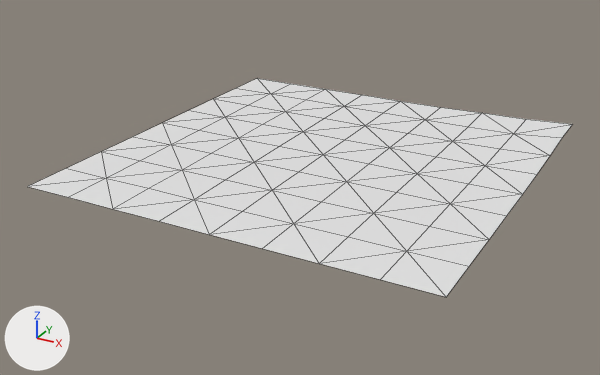
One commit to the OBJ model assets/maps/chunks/terrain_lod2_-6_3.obj: the scene before it, then after it.
Camera for both pictures: a 50 mm camera at (-591.2, -668.6, 86.4) aimed at (-708.4, -455.5, -20.2). The lights are fixed; the arrows at lower left show +X, +Y and +Z. The picture after the commit comes second. Mesh edges are drawn as thin lines. Where no turn or scale is listed for an object, it has been applied to the vertices.

The scene before the commit, as lines of its bpy script (objects in view):
```python
me_terrain_lod2__6_3 = bpy.data.meshes.new('terrain_lod2_-6_3')
me_terrain_lod2__6_3.from_pydata(...)  # 81 vertices, 128 faces; spans x -768.0..-640.0, y -512.0..-384.0, z -10.8..-9.2
ob_terrain_lod2__6_3 = bpy.data.objects.new('terrain_lod2_-6_3', me_terrain_lod2__6_3)
ob_terrain_lod2__6_3.location = (0.0, 0.0, 0.0)
```
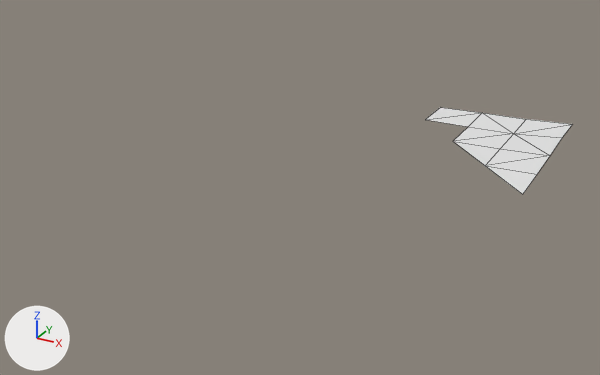
Patch to the scene script:
```diff
--- a/assets/maps/chunks/terrain_lod2_-6_3.obj.py
+++ b/assets/maps/chunks/terrain_lod2_-6_3.obj.py
@@ me_terrain_lod2__6_3 @@
 # used by ob_terrain_lod2__6_3; location = (0.0, 0.0, 0.0)
-me_terrain_lod2__6_3.from_pydata(...)  # 81 vertices, 128 faces; spans x -768.0..-640.0, y -512.0..-384.0, z -10.8..-9.2
+me_terrain_lod2__6_3.from_pydata(...)  # 14 vertices, 14 faces; spans x -688.0..-640.0, y -448.0..-384.0, z -10.8..-9.2
+# me_terrain_lod2__6_3 part 1
+# 67 vertices are removed from x -768.0..-640.0, y -512.0..-384.0, z -10.8
+# 114 faces are deleted
```

Changed parts and their boxes [x1, y1, x2, y2] in the pictures (600 x 375 px):
'terrain_lod2_-6_3', reshaped (73% narrower, 60% shorter): before [27, 78, 572, 297]; after [425, 107, 572, 194]
part 1 of me_terrain_lod2__6_3, deleted: before [27, 78, 523, 297]
